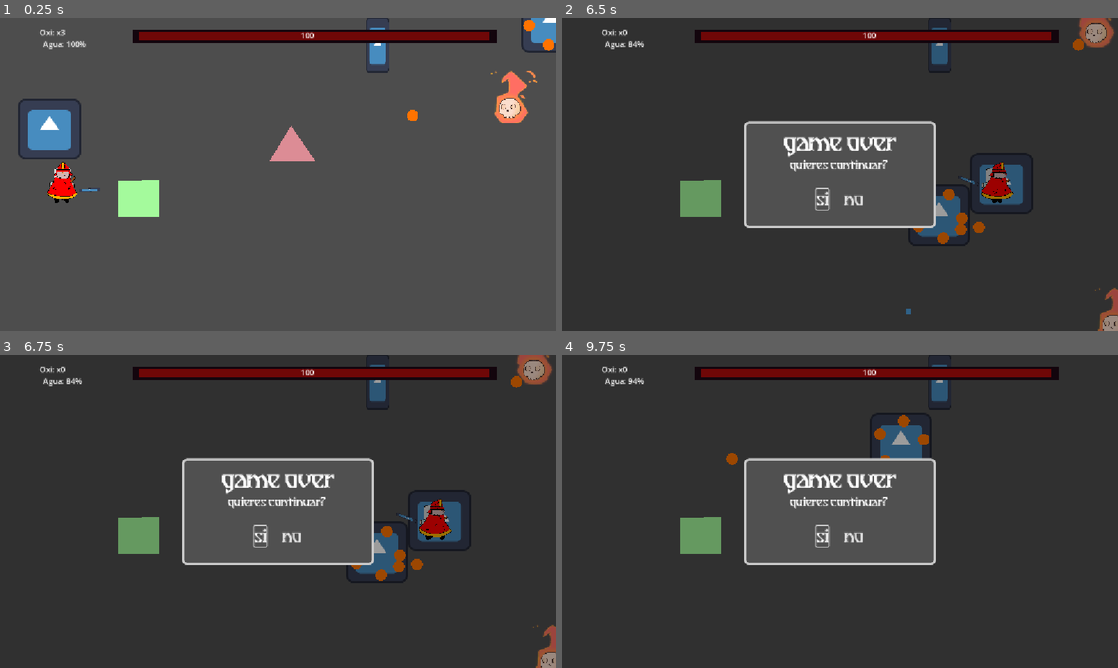
Above: before the commit, frames 1-4 (two rows, left to right).
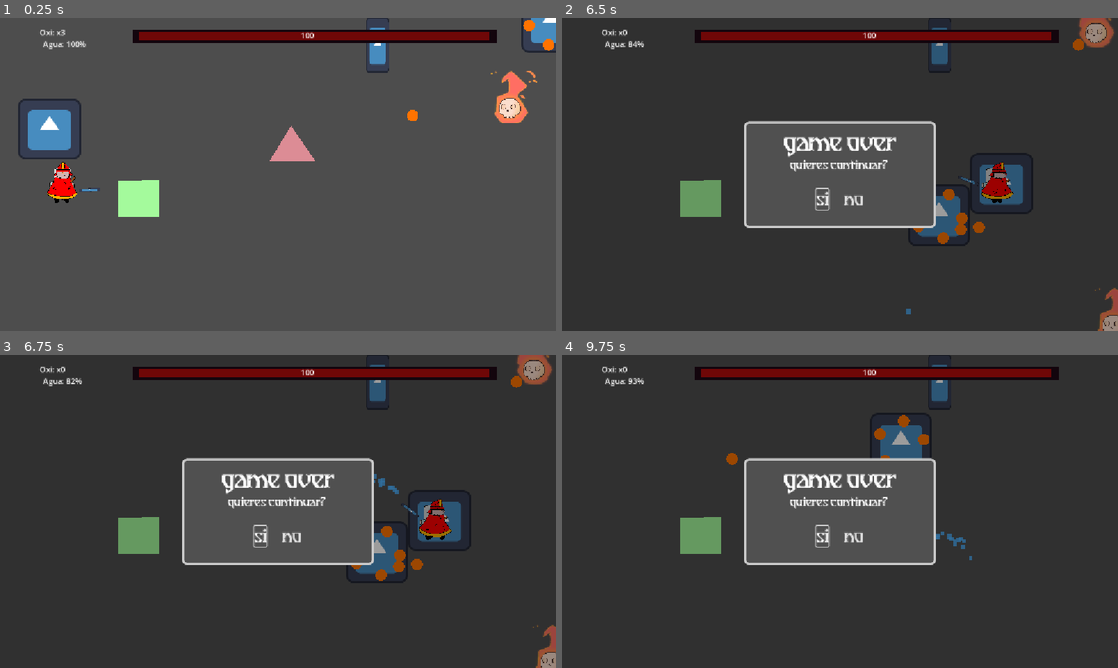
Above: after the commit, the same moments.

Repository: gsMolina02/GameJam
Game: Godot game, scene res://Scenes/escena_prueba.tscn
Same seed, same stepped clock (60 frames per second), same inputs: the game is played once before the commit and once after it. This scene is started directly instead of the project's main scene. The engine's default icon, where the game draws it, is replaced by a stand-in: a white triangle on a blue panel in a dark square.
Inputs (mouse positions are in pixels of both pictures, inside the frame that each line leads up to):
- Up to frame 1 (0.25 s): no input
- Up to frame 2 (6.5 s): tap Enter (ui_accept) at 0.5, 0.77, 1.52, 3.02, 3.77, 4.52, 6.02 s; move the mouse to (962, 158) at 0.52 s; press the mouse at (962, 158) at 0.53 s; hold D (right) 0.53-2.03 s; move the mouse to (728, 190) at 1.27 s; release the mouse at (728, 190) at 1.28 s; right-click (728, 190) at 1.35 s; move the mouse to (895, 105) at 2.02 s; press the mouse at (895, 105) at 2.03 s; hold A (left) 2.03-2.78 s; move the mouse to (812, 237) at 2.77 s; release the mouse at (812, 237) at 2.78 s; hold D (right) 2.78-4.28 s; right-click (812, 237) at 2.85 s; click (812, 237) at 2.92 s; move the mouse to (1006, 221) at 3.52 s; press the mouse at (1006, 221) at 3.53 s; move the mouse to (673, 127) at 4.27 s; release the mouse at (673, 127) at 4.28 s; hold A (left) 4.28-5.03 s; right-click (673, 127) at 4.35 s; move the mouse to (867, 174) at 5.02 s; press the mouse at (867, 174) at 5.03 s; hold D (right) 5.03-5.78 s; move the mouse to (756, 96) at 5.77 s; release the mouse at (756, 96) at 5.78 s; hold A (left) from 5.78 s (still down); right-click (756, 96) at 5.85 s
- Up to frame 3 (6.75 s): keep holding A (left); move the mouse to (400, 495) at 6.52 s; press the mouse at (400, 495) at 6.53 s
- Up to frame 4 (9.75 s): tap Enter (ui_accept) at 6.77, 7.52, 9.02 s; move the mouse to (728, 527) at 7.27 s; release A (left) at 7.28 s; release the mouse at (728, 527) at 7.28 s; hold D (right) 7.28-9.53 s; right-click (728, 527) at 7.35 s; click (728, 527) at 7.42 s; move the mouse to (895, 442) at 8.02 s; press the mouse at (895, 442) at 8.03 s; move the mouse to (812, 574) at 8.77 s; release the mouse at (812, 574) at 8.78 s; right-click (812, 574) at 8.85 s; move the mouse to (1006, 558) at 9.52 s; press the mouse at (1006, 558) at 9.53 s; hold A (left) from 9.53 s (still down)

Frames 1-2 are identical in both runs. In frame 3, 0.1% of the frame differs, in the area x 12-76%, y 7-54%; in frame 4, 0.1%.

Commit message:
Implementacion recompensas de agua y menu de muerte

Diff:
--- a/BomberoMichiGame/personajes/personaje_principal/personaje_principal.gd
+++ b/BomberoMichiGame/personajes/personaje_principal/personaje_principal.gd
@@ -224,10 +224,6 @@
 		water_particles.position = safe_hose_nozzle_offset
 
 func _physics_process(delta):
-	# Si el personaje está muerto, no procesar nada
-	if not vivo:
-		return
-
 	# Movimiento estándar (mover_personaje en la base maneja dash internamente)
 	mover_personaje(delta)
 
@@ -279,8 +275,15 @@
 	# keep_in_viewport()
 
 func _unhandled_input(event):
-	# Si el personaje no está vivo, no procesar input
-	if not vivo:
+	# Si el jugador está muerto, cualquier tecla reinicia la escena
+	if is_dead and event is InputEventKey and event.pressed:
+		get_tree().paused = false
+		var err = get_tree().reload_current_scene()
+		if err != OK:
+			# Fallback por si falla
+			var current = get_tree().get_current_scene()
+			if current and current.has_method("get_scene_file_path"):
+				get_tree().change_scene_to_file(current.get_scene_file_path())
 		return
 
 	# Detectar scroll del mouse para cambiar arma
@@ -290,10 +293,6 @@
 				switch_weapon()
 
 func _handle_input():
-	# Si el personaje está muerto, no procesar input
-	if not vivo:
-		return
-
 	# Intercambiar arma con Q
 	if Input.is_action_just_pressed("ui_focus_next"):  # Q por defecto
 		switch_weapon()
